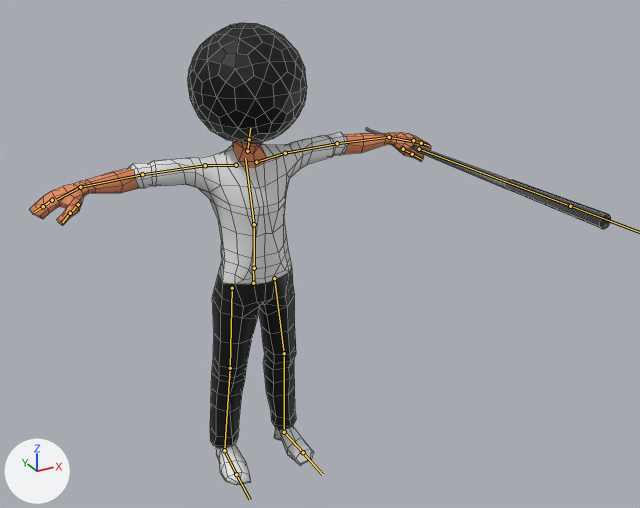
The FBX model Assets/testcharAnim.fbx: old version first, new version second.
Before and after are seen from a camera (50 mm lens) standing at (-1.47, -3.26, 2.64) and looking at (0.13, -0.36, 1.19). The axes (+X, +Y, +Z) are drawn at lower left. The lights are the same throughout. The bones that bend it are drawn over the model as lines. Mesh edges are drawn as thin lines.
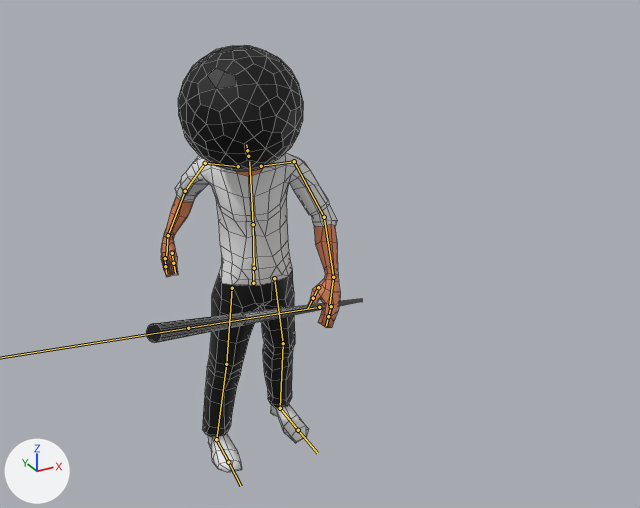
The newer file adds an action. The first version stands in its rest pose; the second is drawn at frame 5 of the action 'bip|hit'.

Where the change shows, as pixel boxes [x1, y1, x2, y2] in the pictures (640 x 508 px):
'Sphere', posed (63% narrower, 8% shorter)
    before: [29, 23, 611, 485]
    after: [146, 46, 363, 472]
bone 'bip Spine', root to tip
    before: (254, 268) to (254, 224)
    after: (254, 268) to (253, 224)
bone 'bip Spine1', root to tip
    before: (254, 224) to (245, 158)
    after: (253, 224) to (249, 161)
bone 'bip Neck', root to tip
    before: (247, 151) to (249, 139)
    after: (248, 156) to (247, 150)
bone 'bip L UpperArm', root to tip
    before: (285, 153) to (337, 143)
    after: (294, 161) to (324, 217)
bone 'bip L Forearm', root to tip
    before: (337, 143) to (389, 137)
    after: (324, 217) to (333, 277)
bone 'bip R UpperArm', root to tip
    before: (205, 165) to (142, 174)
    after: (205, 163) to (185, 191)
bone 'bip R Forearm', root to tip
    before: (142, 174) to (80, 187)
    after: (185, 191) to (168, 235)
bone 'bip L Thigh', root to tip
    before: (274, 278) to (284, 353)
    after: (274, 278) to (283, 343)
bone 'bip L Calf', root to tip
    before: (284, 353) to (284, 432)
    after: (283, 343) to (280, 408)
bone 'bip L Foot', root to tip
    before: (284, 432) to (303, 452)
    after: (280, 408) to (298, 430)
bone 'bip R Thigh', root to tip
    before: (232, 288) to (230, 368)
    after: (232, 288) to (226, 364)
bone 'bip R Foot', root to tip
    before: (224, 450) to (236, 474)
    after: (216, 439) to (228, 462)

The edits, one by one:
Bone 'bip Spine' (bone_bip_spine) turns from (0, 0, 0) to (1, -17, 0) degrees about its own x, y and z.
Bone 'bip Spine1' (bone_bip_spine1) turns from (0, 0, 0) to (2, -13, -14) degrees about its own x, y and z.
Bone 'bip Neck' (bone_bip_neck) turns from (0, 0, 0) to (-2, 7, -15) degrees about its own x, y and z.
Bone 'bip L UpperArm' (bone_bip_l_upperarm) turns from (0, 0, 0) to (57, -22, 16) degrees about its own x, y and z.
Bone 'bip L Forearm' (bone_bip_l_forearm) turns from (0, 0, 0) to (11, 7, 20) degrees about its own x, y and z.
Bone 'bip R UpperArm' (bone_bip_r_upperarm) turns from (0, 0, 0) to (-61, -20, -3) degrees about its own x, y and z.
Bone 'bip R Forearm' (bone_bip_r_forearm) turns from (0, 0, 0) to (-3, 6, 17) degrees about its own x, y and z.
Bone 'bip L Thigh' (bone_bip_l_thigh) turns from (0, 0, 0) to (6, 0, 10) degrees about its own x, y and z.
Bone 'bip L Calf' (bone_bip_l_calf) turns from (0, 0, 0) to (-2, 1, 0) degrees about its own x, y and z.
Bone 'bip L Foot' (bone_bip_l_foot) turns from (0, 0, 0) to (0, 0, 5) degrees about its own x, y and z.
Bone 'bip R Thigh' (bone_bip_r_thigh) turns from (0, 0, 0) to (-1, 0, 6) degrees about its own x, y and z.
Bone 'bip R Foot' (bone_bip_r_foot) turns from (0, 0, 0) to (0, 1, 7) degrees about its own x, y and z.
